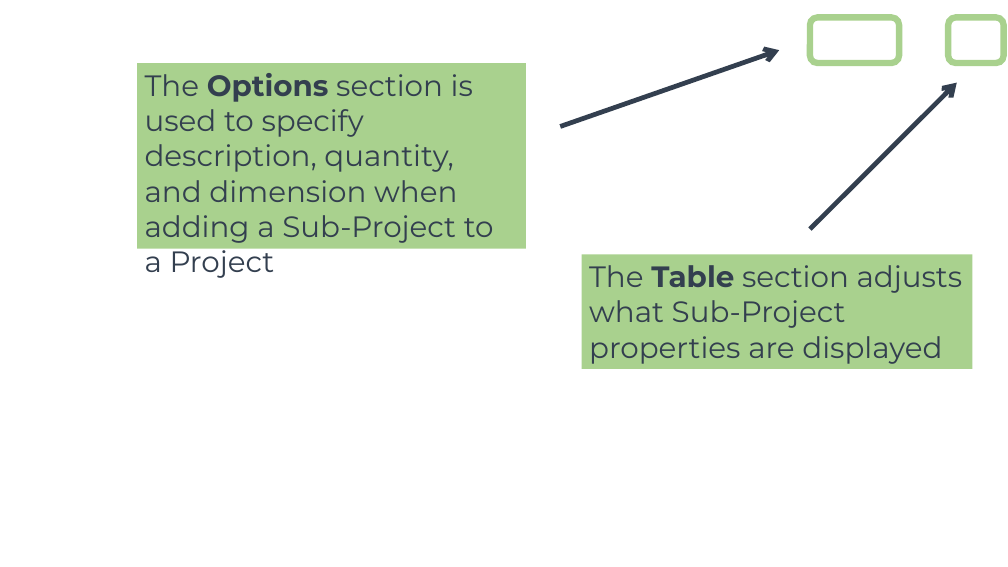
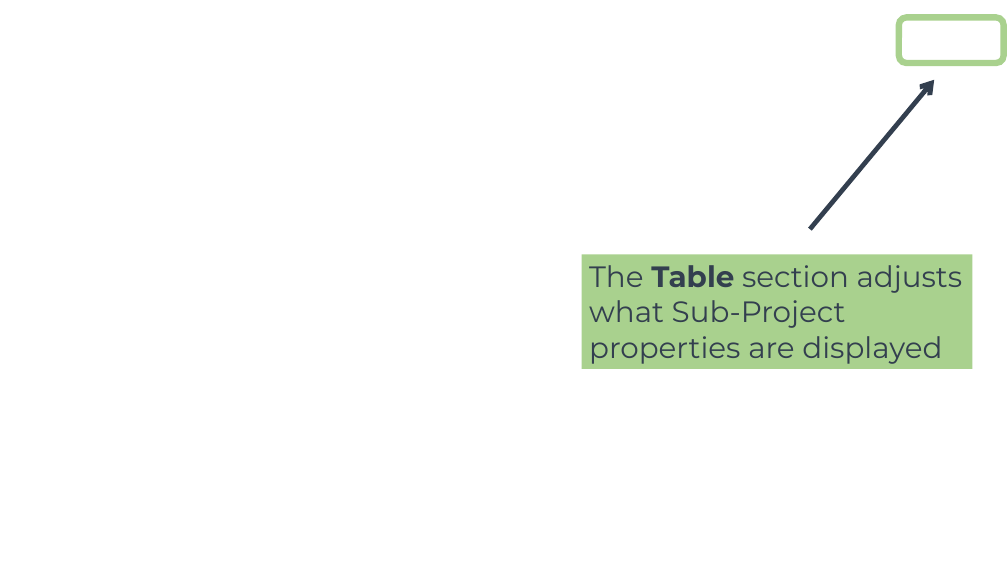
Before and after one commit to joshuawootonn/time-track, a slide deck: slide 10 of Instructions/Admin Presentation.pptx (slide 11 before the commit). Drawn at 1008x567 pixels with LibreOffice and Linux fonts; fonts in the diff are those of the drawing; background and template pictures are left out. Boxes give left, top, right and bottom in pixels: in the first picture for what was removed or moved away, otherwise in the second. Text is boxed around its words. In the diff, an @@ line names an element or a change of style, - is before the commit and + after.

```diff
--- a/Instructions/Admin Presentation.pptx
+++ b/Instructions/Admin Presentation.pptx
@@ rounded rectangle removed at (x1=810, y1=17, x2=899, y2=63) @@
@@ rounded rectangle resized from (x1=948, y1=17, x2=1003, y2=63) to (x1=899, y1=17, x2=1004, y2=63) @@
@@ arrow removed from (560, 126) to (780, 50) @@
@@ rectangle removed at (x1=138, y1=63, x2=526, y2=249) @@
-The Options section is used to specify description, quantity, and dimension when adding a Sub-Project to a Project
@@ arrow moved from (810, 229) - (957, 82) to (810, 229) - (935, 80) @@
```
Also in this commit, not shown: 11 other slides changed, 1 slide removed, 7 other files.
